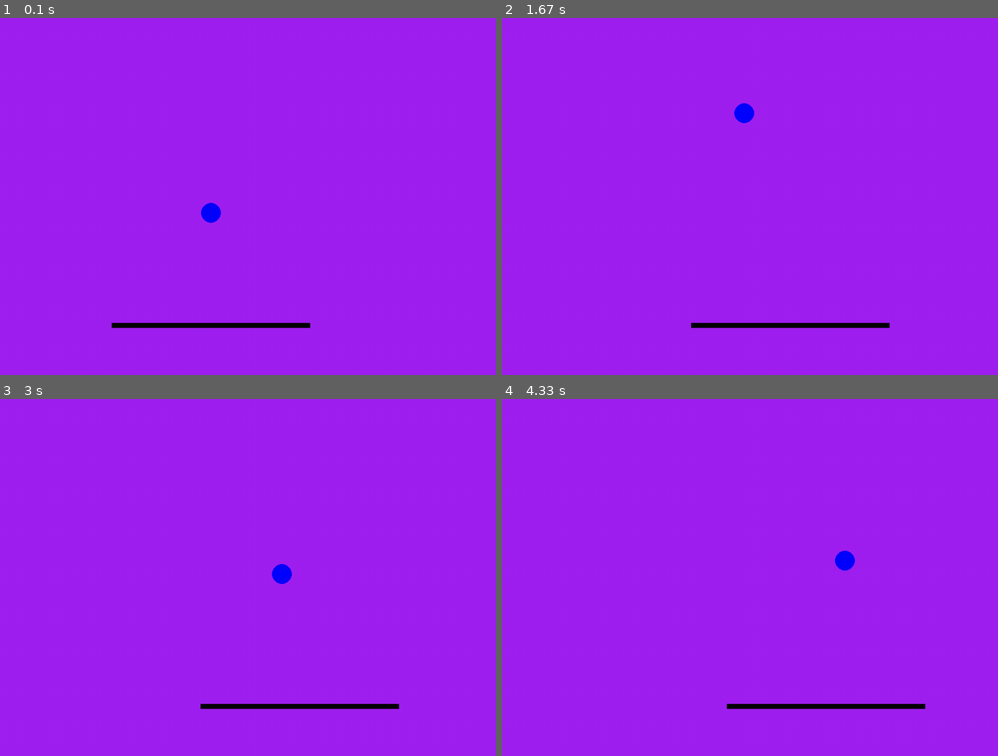
Above: before the commit, frames 1-4 (two rows, left to right).
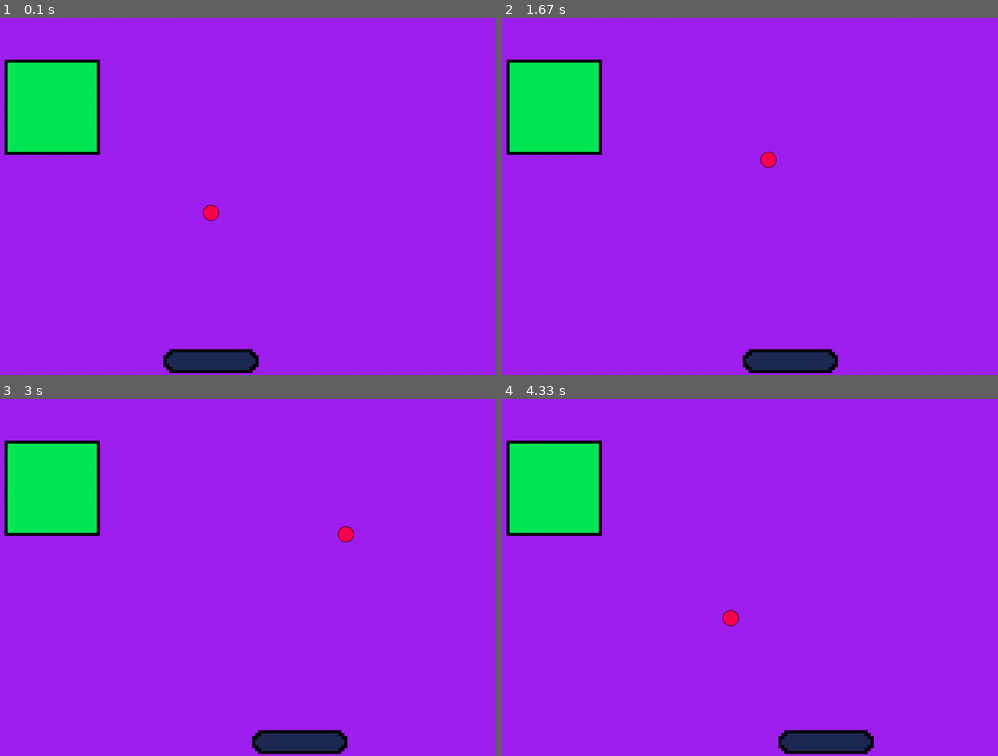
Above: after the commit, the same moments.

Repository: Pietruszko/py_game_sideproject
Game: pygame game, started from game.py
Same seed, same stepped clock (60 frames per second), same inputs: the game is played once before the commit and once after it.
Inputs:
- Up to frame 1 (0.1 s): no input
- Up to frame 2 (1.67 s): hold D 0.33-0.8 s; hold D 0.83-1.3 s; hold A from 1.33 s (still down)
- Up to frame 3 (3 s): release A at 1.87 s; hold A 1.9-2.3 s; hold D 2.33-2.97 s
- Up to frame 4 (4.33 s): hold A 3-3.47 s; hold D 3.5-3.97 s; hold D from 4 s (still down)

The runs differ from the first frame. In frame 1, 7.2% of the frame differs, in the area x 0-63%, y 11-100%; in frame 2, 7.4%; in frame 3, 7.4%, in the area x 0-81%, y 11-100%; in frame 4, 7.4%.

Commit message:
feat:Sprites, Bricks, New collisions
- Created and added simple sprites for player, ball, brick\n- Changed collisions to sprite collisions\n- Added single brick and collision with ball depending on where ball hits brick

Diff:
--- a/game.py
+++ b/game.py
@@ -9,55 +9,74 @@
 dt = 0 #delta time
 
 class Ball:
-    def __init__(self, x, y, radius, color, speed, direction, angle):
+    def __init__(self, x, y, image, speed, direction, angle):
         self.x = x
         self.y = y
-        self.radius = radius
-        self.color = color
+        self.image = image
         self.speed = speed
         self.direction = pygame.Vector2(direction)
         self.angle = angle
-        self.rect = pygame.Rect(self.x, self.y, self.radius, self.radius)
+        self.rect = self.image.get_rect()
         self.rect.center = (x, y)
+        self.mask = pygame.mask.from_surface(self.image)
 
     def draw(self):
-        pygame.draw.circle(screen, self.color, self.rect.center, self.radius)
+        screen.blit(self.image, self.rect)
 
     def update(self):
         if self.rect.y >= screen.get_height():
             self.rect.y = screen.get_height() / 2
             self.rect.x = screen.get_width() / 2
+            self.angle = 90
         self.rect.y += self.speed * self.direction.y * dt
         if self.rect.y <= 0:
             self.direction.y *= -1
-        if pygame.Rect.colliderect(self.rect, player.rect):
+        if pygame.sprite.collide_mask(self, player):
             self.direction.y *= -1
             self.direction.x = self.angle + 90 + (pygame.math.lerp(-150, 150, (player.speed + player.max_speed)/(player.max_speed + player.max_speed)))
         self.rect.x += self.direction.x * dt
-        if self.rect.x <= 0 or self.rect.x >= screen.get_width() - self.radius:
+        if self.rect.x <= 0 or self.rect.x >= screen.get_width() - self.rect.width:
             self.direction.x *= -1
         self.angle = pygame.math.Vector2.angle_to(self.direction, pygame.Vector2(0, 0))
+        if pygame.Rect.colliderect(self.rect, brick.top):
+            self.direction.y *= -1
+            brick.rect.x = random.randint(0, screen.get_width() - brick.rect.width)
+            brick.rect.y = random.randint(0, screen.get_height() - brick.rect.height)
+        if pygame.Rect.colliderect(self.rect, brick.bottom):
+            self.direction.y *= -1
+            brick.rect.x = random.randint(0, screen.get_width() - brick.rect.width)
+            brick.rect.y = random.randint(0, screen.get_height() - brick.rect.height)
+        if pygame.Rect.colliderect(self.rect, brick.left):
+            self.direction.x *= -1
+            brick.rect.x = random.randint(0, screen.get_width() - brick.rect.width)
+            brick.rect.y = random.randint(0, screen.get_height() - brick.rect.height)
+        if pygame.Rect.colliderect(self.rect, brick.right):
+            self.direction.x *= -1
+            brick.rect.x = random.randint(0, screen.get_width() - brick.rect.width)
+            brick.rect.y = random.randint(0, screen.get_height() - brick.rect.height)
+
 
 class Player:
-    def __init__(self, x, y, width, height, color, speed, max_speed):
+    def __init__ (self, x, y, image, speed, max_speed):
         self.x = x
         self.y = y
-        self.width = width
-        self.height = height
-        self.color = color
+        self.image = image
         self.speed = speed
         self.max_speed = max_speed
-        self.rect = pygame.Rect(self.x, self.y, self.width, self.height)
+        self.rect = self.image.get_rect()
         self.rect.center = (x, y)
+        self.mask = pygame.mask.from_surface(self.image)
 
     def draw(self):
-        pygame.draw.rect(screen, self.color, self.rect)
+        screen.blit(self.image, self.rect)
 
     def update(self):
         if self.rect.x < 0:
             self.rect.x = 0
-        if self.rect.x > screen.get_width() - self.width:
-            self.rect.x = screen.get_width() - self.width
+            self.speed = 0
+        if self.rect.x > screen.get_width() - self.rect.width:
+            self.rect.x = screen.get_width() - self.rect.width
+            self.speed = 0
         keys = pygame.key.get_pressed()
         self.rect.x += self.speed * dt
         if keys[pygame.K_a]:
@@ -67,8 +86,38 @@
         if not keys[pygame.K_a] and not keys[pygame.K_d]:
             self.speed = 0
 
-player = Player(screen.get_width() / 2, screen.get_height() - 100, 400, 10, "black", 0 , 500)
-ball = Ball(screen.get_width() / 2, screen.get_height() / 2, 20, "blue", 400, (0, 1), 90)
+class Brick:
+    def __init__(self, x, y, image):
+        self.x = x
+        self.y = y
+        self.image = image
+        self.rect = self.image.get_rect()
+        self.rect.center = (x, y)
+        self.top = pygame.Rect(self.rect.x, self.rect.y, self.rect.width, 1)
+        self.bottom = pygame.Rect(self.rect.x, self.rect.y + self.rect.height, self.rect.width, 1)
+        self.left = pygame.Rect(self.rect.x, self.rect.y, 1, self.rect.height)
+        self.right = pygame.Rect(self.rect.x + self.rect.width, self.rect.y, 1, self.rect.height)
+        self.mask = pygame.mask.from_surface(self.image)
+
+    def draw(self):
+        screen.blit(self.image, self.rect)
+
+    def update(self):
+        self.top = pygame.Rect(self.rect.x, self.rect.y, self.rect.width, 1)
+        self.bottom = pygame.Rect(self.rect.x, self.rect.y + self.rect.height, self.rect.width, 1)
+        self.left = pygame.Rect(self.rect.x, self.rect.y, 1, self.rect.height)
+        self.right = pygame.Rect(self.rect.x + self.rect.width, self.rect.y, 1, self.rect.height)
+
+ball = pygame.image.load("Sprites/ball.png").convert_alpha()
+ball = Ball(screen.get_width() / 2, screen.get_height() / 2, ball, 400, (0, 1), 90)
+
+player = pygame.image.load("Sprites/player.png").convert_alpha()
+player = pygame.transform.scale(player, (192, 192))
+player = Player(screen.get_width() / 2, screen.get_height() - 100, player, 0, 500)
+
+brick = pygame.image.load("Sprites/brick.png").convert_alpha()
+brick = pygame.transform.scale(brick, (192, 192))
+brick = Brick(screen.get_width() / 4, screen.get_height()/4, brick)
 
 
 while running:
@@ -86,6 +135,8 @@
     player.draw()
     ball.update()
     ball.draw()
+    brick.update()
+    brick.draw()
 
     #render game here
 
Binary file added: Sprites/ball.png
Binary file added: Sprites/brick.png
Binary file added: Sprites/player.png
